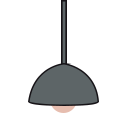
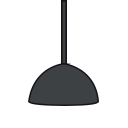
Two versions of the same layered image (128px x 128px). Layer-by-layer changes:
painted on "LampShade" over box(29, 64, 98, 105)
painted on "LampHang" over box(62, 1, 66, 71)
painted on "LampLightBulb" over box(50, 86, 77, 113)
